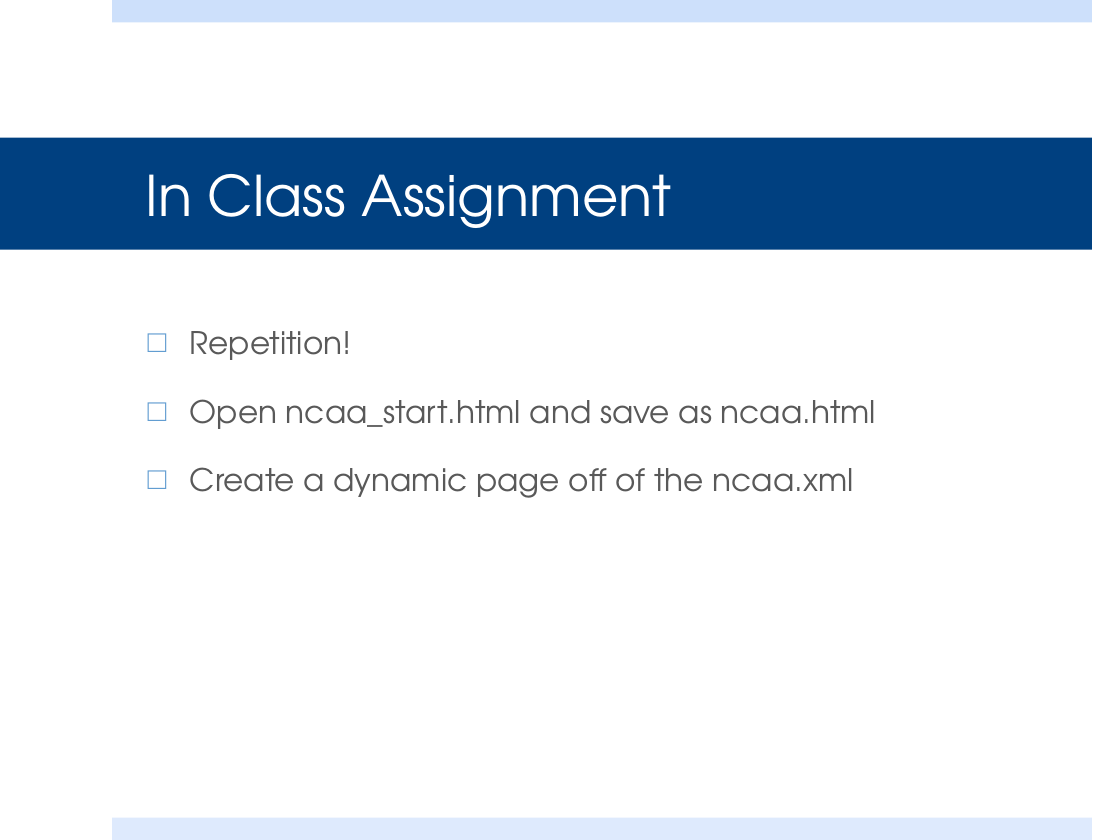
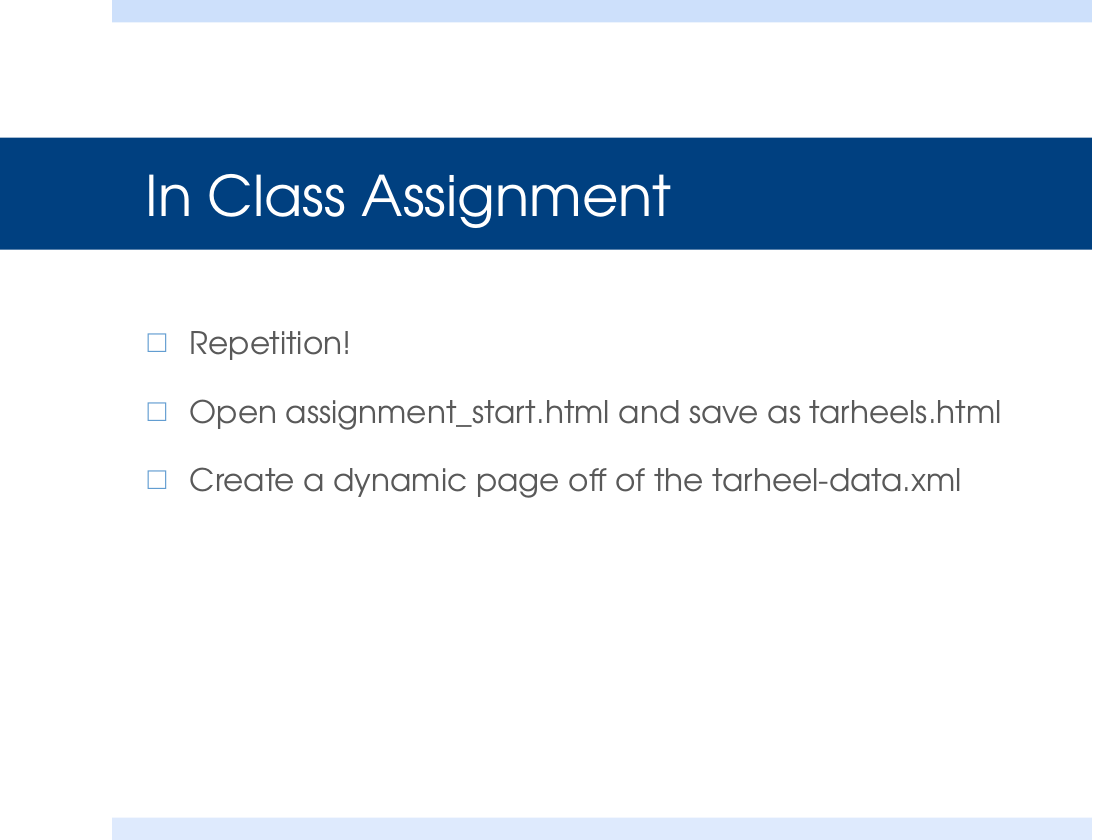
Before and after one commit to steven-king/mj487, a slide deck: slide 25 of Class11/Class11_ajax.pptx. Drawn at 1120x840 pixels with LibreOffice and Linux fonts; fonts in the diff are those of the drawing. Boxes give left, top, right and bottom in pixels: in the first picture for what was removed or moved away, otherwise in the second. Text is boxed around its words. In the diff, an @@ line names an element or a change of style, - is before the commit and + after.

Commit message:
updating data

```diff
--- a/Class11/Class11_ajax.pptx
+++ b/Class11/Class11_ajax.pptx
@@ text at <box>190,399,1002,498</box>: text changed @@
-□ Open ncaa_start.html and save as ncaa.html
-□ Create a dynamic page off of the ncaa.xml
+□ Open assignment_start.html and save as tarheels.html
+□ Create a dynamic page off of the tarheel-data.xml
```
Also in this commit, not shown: 1 slide added, 1 slide removed, 9 other files.
